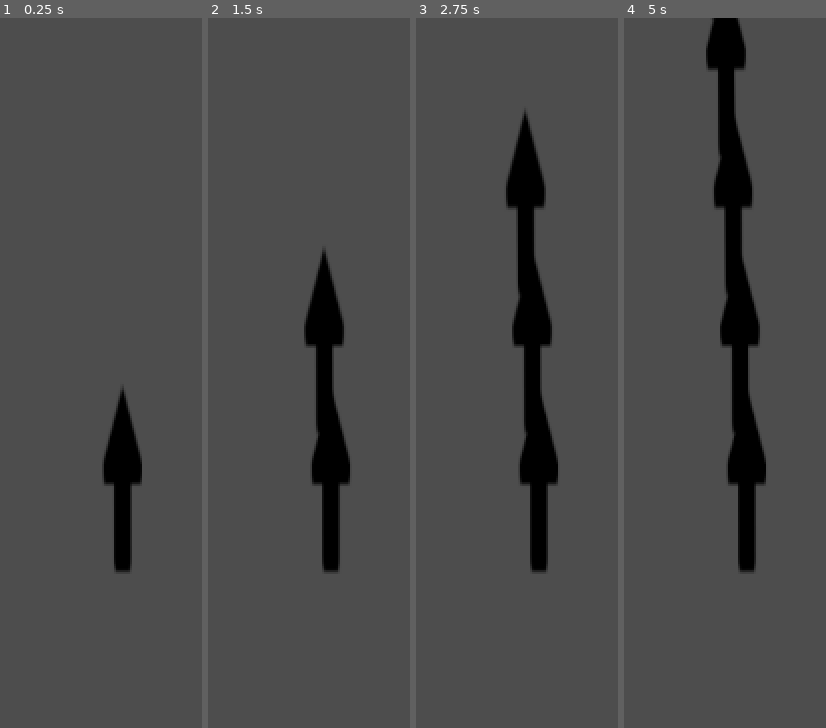
Above: before the commit, frames 1-4 (left to right).
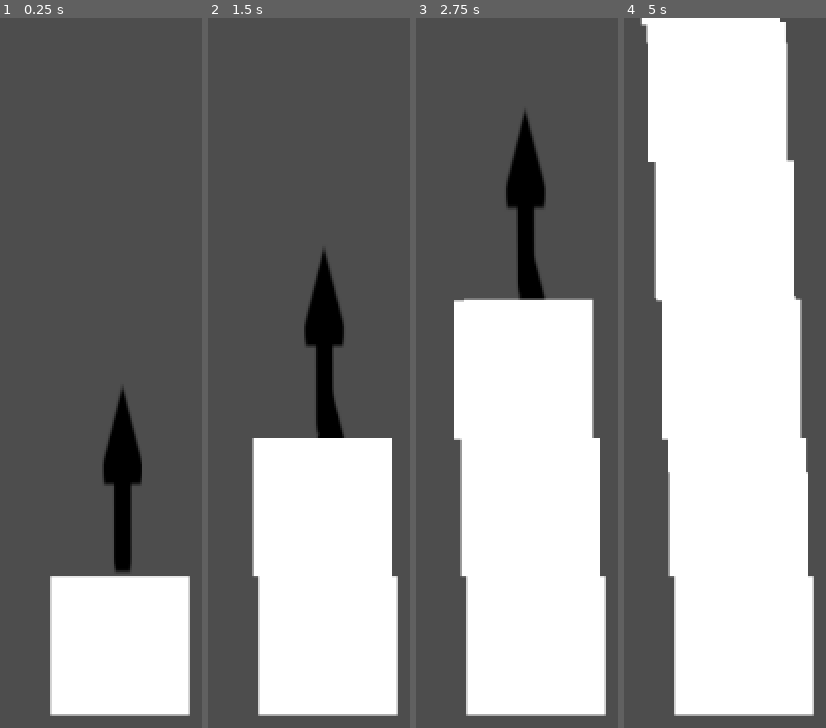
Above: after the commit, the same moments.

Repository: Xiul109/Basic_Principles_of_Autoreplicant_Engineering
Game: Godot game, scene res://test/base.tscn
The game is run twice, just before and just after one commit, with the same random seed, the same clock (stepped at 60 frames per second) and the same inputs. The project has no main scene, so this scene is started directly.
Inputs (mouse positions are in pixels of both pictures, inside the frame that each line leads up to):
- Up to frame 1 (0.25 s): no input
- Up to frame 2 (1.5 s): tap Enter at 0.5 s; move the mouse to (outside the picture) at 0.52 s; move the mouse to (outside the picture) at 1.27 s
- Up to frame 3 (2.75 s): move the mouse to (outside the picture) at 2.02 s
- Up to frame 4 (5 s): tap Space at 2.75 s; move the mouse to (706, 649) at 2.77 s; tap Enter at 3.5 s; move the mouse to (outside the picture) at 3.52 s; move the mouse to (outside the picture) at 4.27 s

The runs differ from the first frame. In frame 1, 14% of the frame differs, in the area x 24-95%, y 78-99%; in frame 2, 27%; in frame 3, 41%; in frame 4, 68%, in the area x 7-95%, y 0-99%.

Commit message:
Base replicant editor code

Diff:
--- /dev/null
+++ b/UI/piece_button.gd
@@ -0,0 +1,25 @@
+extends Button
+
+@export var level_pieces : LevelPieces : set = _level_pieces_set
+
+var i = 0
+signal piece_pressed(i: int)
+
+# Called when the node enters the scene tree for the first time.
+func _ready():
+	update_button()
+
+
+func _level_pieces_set(pieces: LevelPieces):
+	level_pieces = pieces
+	update_button()
+
+func update_button():
+	var piece : Piece = level_pieces.piece_type.instantiate()
+	icon = piece.icon
+	piece.queue_free()
+	text = "x%d"%level_pieces.count
+
+
+func _on_pressed():
+	piece_pressed.emit(i)
--- /dev/null
+++ b/UI/piece_button.tscn
@@ -0,0 +1,22 @@
+[gd_scene load_steps=5 format=3 uid="uid://c1u6x2qnbitno"]
+
+[ext_resource type="Script" path="res://UI/piece_button.gd" id="1_nx8kj"]
+[ext_resource type="PackedScene" uid="uid://cytu78s7047jn" path="res://game_elements/shapes/square.tscn" id="2_lju1n"]
+[ext_resource type="Script" path="res://game_elements/levels/aux/level_pieces.gd" id="3_5426v"]
+
+[sub_resource type="Resource" id="Resource_e2rpw"]
+script = ExtResource("3_5426v")
+piece_type = ExtResource("2_lju1n")
+count = 1
+
+[node name="PieceButton" type="Button"]
+offset_right = 101.0
+offset_bottom = 104.0
+size_flags_horizontal = 3
+size_flags_vertical = 3
+icon_alignment = 1
+expand_icon = true
+script = ExtResource("1_nx8kj")
+level_pieces = SubResource("Resource_e2rpw")
+
+[connection signal="pressed" from="." to="." method="_on_pressed"]
--- /dev/null
+++ b/UI/piece_selector.gd
@@ -0,0 +1,37 @@
+extends PanelContainer
+
+const PieceButton = preload("res://UI/piece_button.tscn")
+
+signal piece_selected(piece: PackedScene, is_arrow : bool)
+
+var total_pieces : Array[LevelPieces] : set = _set_total_pieces
+var available_pieces : Array[LevelPieces]
+var buttons := []
+
+@onready var pieces_container = $pieces_container
+
+# Called when the node enters the scene tree for the first time.
+func _ready():
+	pass # Replace with function body.
+
+
+func _set_total_pieces(pieces : Array[LevelPieces]):
+	total_pieces = pieces
+	available_pieces = total_pieces.duplicate(true)
+	buttons = []
+	for i in len(pieces):
+		var piece = pieces[i]
+		var button = PieceButton.instantiate()
+		button.level_pieces = piece
+		button.piece_pressed.connect(_piece_button_pressed)
+		button.i = i
+		pieces_container.add_child(button)
+		buttons.append(button)
+
+func _piece_button_pressed(i: int):
+	var piece := available_pieces[i]
+	piece.count -= 1
+	buttons[i].update_button()
+	if piece.count <= 0:
+		buttons[i].disabled = true
+	piece_selected.emit(piece.piece_type, false)
--- /dev/null
+++ b/UI/piece_selector.tscn
@@ -0,0 +1,11 @@
+[gd_scene load_steps=2 format=3 uid="uid://ccqlvcmm8mb28"]
+
+[ext_resource type="Script" path="res://UI/piece_selector.gd" id="1_02h0a"]
+
+[node name="PieceSelector" type="PanelContainer"]
+offset_right = 528.0
+offset_bottom = 129.0
+script = ExtResource("1_02h0a")
+
+[node name="pieces_container" type="HBoxContainer" parent="."]
+layout_mode = 2
--- a/UI/replicant_editor.gd
+++ b/UI/replicant_editor.gd
@@ -2,11 +2,22 @@
 
 @export var level : Level
 
+@onready var replicant = $Replicant
+@onready var pieces_selector = $PieceSelector
+
+
 # Called when the node enters the scene tree for the first time.
 func _ready():
-	pass # Replace with function body.
+	pieces_selector.total_pieces = level.pieces
 
 
 # Called every frame. 'delta' is the elapsed time since the previous frame.
-func _process(delta):
+func _process(_delta):
 	pass
+
+
+func _on_piece_selector_piece_selected(piece: PackedScene, is_arrow : bool):
+	var floating_piece : Piece = piece.instantiate()
+	floating_piece.freeze = true
+	floating_piece.global_position = get_global_mouse_position()
+	replicant.add_child(floating_piece)
--- a/UI/replicant_editor.tscn
+++ b/UI/replicant_editor.tscn
@@ -1,8 +1,28 @@
-[gd_scene load_steps=2 format=3 uid="uid://cnif1ug0p3h4l"]
+[gd_scene load_steps=10 format=3 uid="uid://cnif1ug0p3h4l"]
 
 [ext_resource type="Script" path="res://UI/replicant_editor.gd" id="1_yilh0"]
+[ext_resource type="Script" path="res://game_elements/replicant.gd" id="2_qbejp"]
+[ext_resource type="PackedScene" uid="uid://ccqlvcmm8mb28" path="res://UI/piece_selector.tscn" id="3_lohb4"]
+[ext_resource type="PackedScene" uid="uid://dx12p86m7rbs1" path="res://game_elements/levels/level.tscn" id="4_fihft"]
+[ext_resource type="Script" path="res://game_elements/levels/aux/level_pieces.gd" id="5_rmudh"]
+[ext_resource type="PackedScene" uid="uid://cytu78s7047jn" path="res://game_elements/shapes/square.tscn" id="6_1adbo"]
 
-[node name="ReplicantEditor" type="Control"]
+[sub_resource type="Resource" id="Resource_js02r"]
+script = ExtResource("5_rmudh")
+piece_type = ExtResource("6_1adbo")
+count = 2
+
+[sub_resource type="Resource" id="Resource_ocmf3"]
+script = ExtResource("5_rmudh")
+piece_type = ExtResource("6_1adbo")
+count = null
+
+[sub_resource type="Resource" id="Resource_mwupm"]
+script = ExtResource("5_rmudh")
+piece_type = ExtResource("6_1adbo")
+count = 0
+
+[node name="ReplicantEditor" type="Control" node_paths=PackedStringArray("level")]
 layout_mode = 3
 anchors_preset = 15
 anchor_right = 1.0
@@ -10,3 +30,15 @@
 grow_horizontal = 2
 grow_vertical = 2
 script = ExtResource("1_yilh0")
+level = NodePath("Level")
+
+[node name="Replicant" type="Node2D" parent="."]
+script = ExtResource("2_qbejp")
+
+[node name="PieceSelector" parent="." instance=ExtResource("3_lohb4")]
+layout_mode = 0
+
+[node name="Level" parent="." instance=ExtResource("4_fihft")]
+pieces = Array[ExtResource("5_rmudh")]([SubResource("Resource_js02r"), SubResource("Resource_ocmf3"), SubResource("Resource_mwupm")])
+
+[connection signal="piece_selected" from="PieceSelector" to="." method="_on_piece_selector_piece_selected"]
--- a/game_elements/levels/level.gd
+++ b/game_elements/levels/level.gd
@@ -6,8 +6,3 @@
 # Called when the node enters the scene tree for the first time.
 func _ready():
 	pass # Replace with function body.
-
-
-# Called every frame. 'delta' is the elapsed time since the previous frame.
-func _process(delta):
-	pass
--- a/game_elements/replica_arrow.gd
+++ b/game_elements/replica_arrow.gd
@@ -8,5 +8,5 @@
 
 
 # Called every frame. 'delta' is the elapsed time since the previous frame.
-func _process(delta):
+func _process(_delta):
 	pass
--- a/game_elements/replicant.gd
+++ b/game_elements/replicant.gd
@@ -8,7 +8,7 @@
 
 
 # Called every frame. 'delta' is the elapsed time since the previous frame.
-func _process(delta):
+func _process(_delta):
 	pass
 
 func replicate() -> Array[Replicant]:
--- a/game_elements/shapes/shape.gd
+++ b/game_elements/shapes/shape.gd
@@ -1,13 +1,22 @@
 class_name Piece
 extends RigidBody2D
 
+@export var icon : Texture2D
 @export var replica_arrows : Array[ReplicaArrow]
+
+@onready var shape := $shape
+
 
 # Called when the node enters the scene tree for the first time.
 func _ready():
-	pass # Replace with function body.
+	shape.polygon = $collision.polygon
 
 
-# Called every frame. 'delta' is the elapsed time since the previous frame.
-func _process(delta):
-	pass
+func _on_replica_arrows_child_entered_tree(node: Node):
+	if node is ReplicaArrow:
+		replica_arrows.append(node)
+
+
+func _on_replica_arrows_child_exiting_tree(node):
+	if node in replica_arrows:
+		replica_arrows.erase(node)
--- a/game_elements/shapes/square.tscn
+++ b/game_elements/shapes/square.tscn
@@ -1,11 +1,18 @@
-[gd_scene load_steps=2 format=3 uid="uid://cytu78s7047jn"]
+[gd_scene load_steps=3 format=3 uid="uid://cytu78s7047jn"]
 
 [ext_resource type="Script" path="res://game_elements/shapes/shape.gd" id="1_t6ded"]
+[ext_resource type="Texture2D" uid="uid://cws05hyjdqp3g" path="res://assets/shape_icons/square.png" id="2_geww2"]
 
 [node name="square" type="RigidBody2D"]
 script = ExtResource("1_t6ded")
+icon = ExtResource("2_geww2")
 
 [node name="collision" type="CollisionPolygon2D" parent="."]
 polygon = PackedVector2Array(-50, -50, 50, -50, 50, 50, -50, 50)
 
 [node name="replica_arrows" type="Node2D" parent="."]
+
+[node name="shape" type="Polygon2D" parent="."]
+
+[connection signal="child_entered_tree" from="replica_arrows" to="." method="_on_replica_arrows_child_entered_tree"]
+[connection signal="child_exiting_tree" from="replica_arrows" to="." method="_on_replica_arrows_child_exiting_tree"]
Binary file added: assets/shape_icons/square.png
Not shown, added: assets/shape_icons/square.png.import
